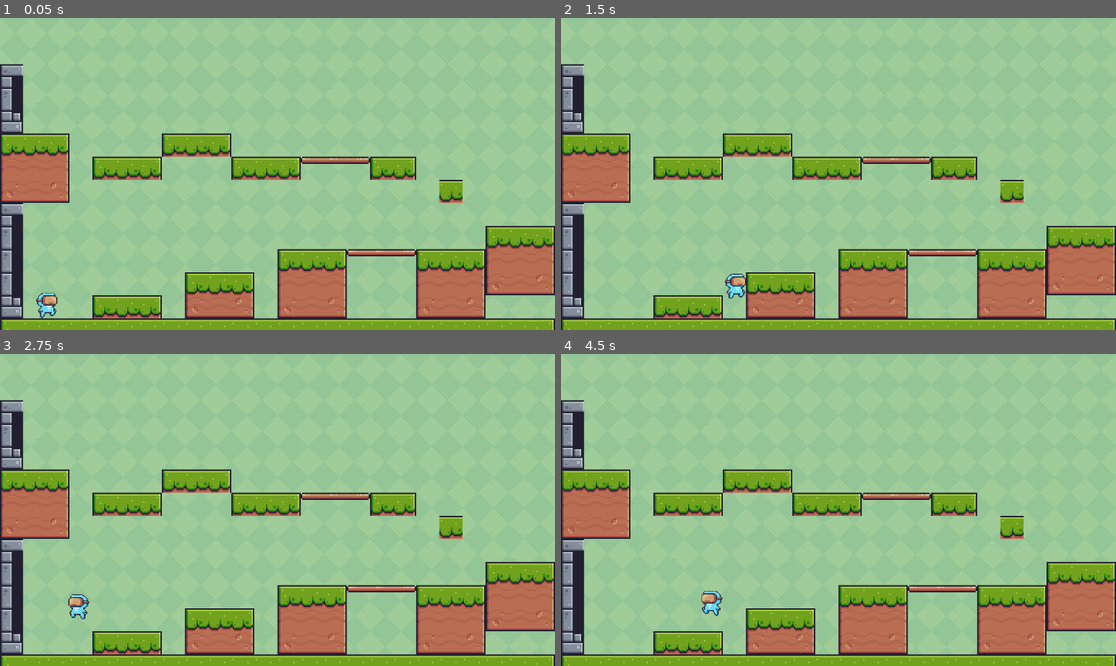
Above: before the commit, frames 1-4 (two rows, left to right).
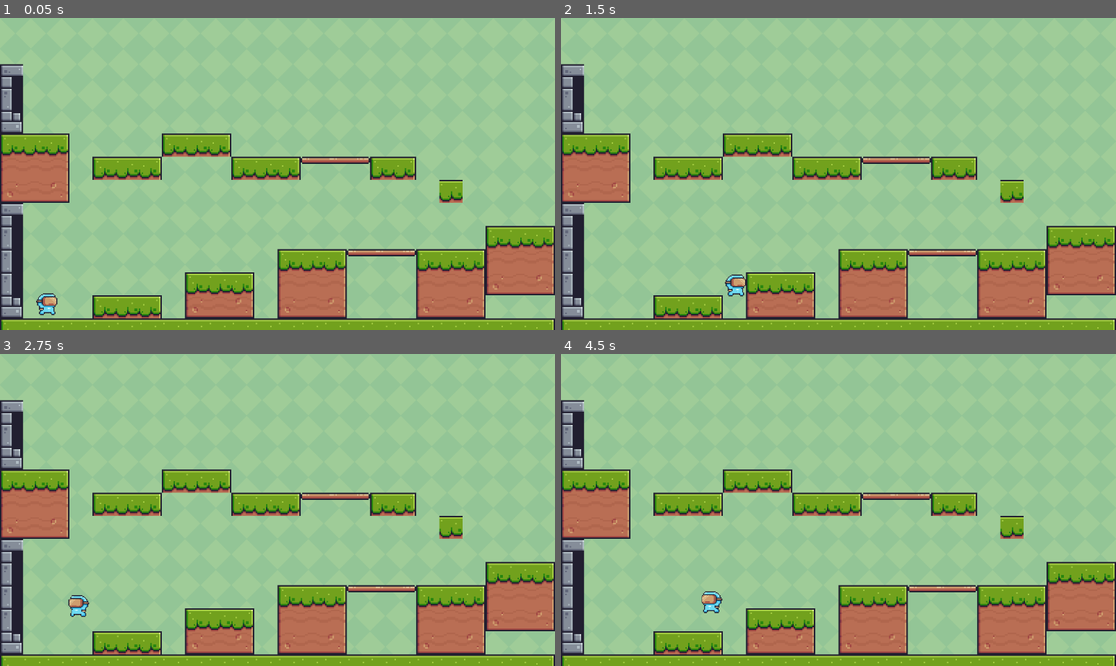
Above: after the commit, the same moments.

Repository: Sprite2d/49ers-r-trash
Game: Godot game, scene res://main.tscn
The game is run twice, just before and just after one commit, with the same random seed, the same clock (stepped at 60 frames per second) and the same inputs.
Inputs:
- Up to frame 1 (0.05 s): no input
- Up to frame 2 (1.5 s): tap Enter (ui_accept) at 0.5, 0.77 s; hold Right (ui_right) from 0.53 s (still down)
- Up to frame 3 (2.75 s): tap Enter (ui_accept) at 1.52, 2 s; release Right (ui_right) at 2.03 s; hold Left (ui_left) from 2.03 s (still down)
- Up to frame 4 (4.5 s): release Left (ui_left) at 2.78 s; hold Right (ui_right) 2.78-4.28 s; tap Enter (ui_accept) at 3.02, 3.77, 4.25 s; hold Left (ui_left) from 4.28 s (still down)

The runs differ from the first frame. In frame 1, 0.1% of the frame differs, in the area x 6-11%, y 87-97%; in frame 2, 0.1%; in frame 3, 0.1%; in frame 4, 0.1%.

Commit message:
4th commit
we have coded the different types of animations for our main character

Diff:
--- a/main_character.gd
+++ b/main_character.gd
@@ -10,9 +10,15 @@
 
 
 func _physics_process(delta):
-	# Add the gravity.
+	#animation:
+	if (velocity.x < 1 || velocity.x < -1) :
+
+		sprite_2d.animation = "idle"
 	if not is_on_floor():
 		velocity.y += gravity * delta
+		sprite_2d.animation = "running"
+	else:
+
 		sprite_2d.animation = "jumping"
 	# Handle jump.
 	if Input.is_action_just_pressed("ui_accept") and is_on_floor():
--- a/main_character.tscn
+++ b/main_character.tscn
@@ -203,7 +203,8 @@
 position = Vector2(0.25, -0.75)
 scale = Vector2(1.98438, 1.85937)
 sprite_frames = SubResource("SpriteFrames_th552")
-animation = &"jumping"
+animation = &"idle"
+autoplay = "idle"
 
 [node name="CollisionShape2D" type="CollisionShape2D" parent="."]
 position = Vector2(0, 2)
